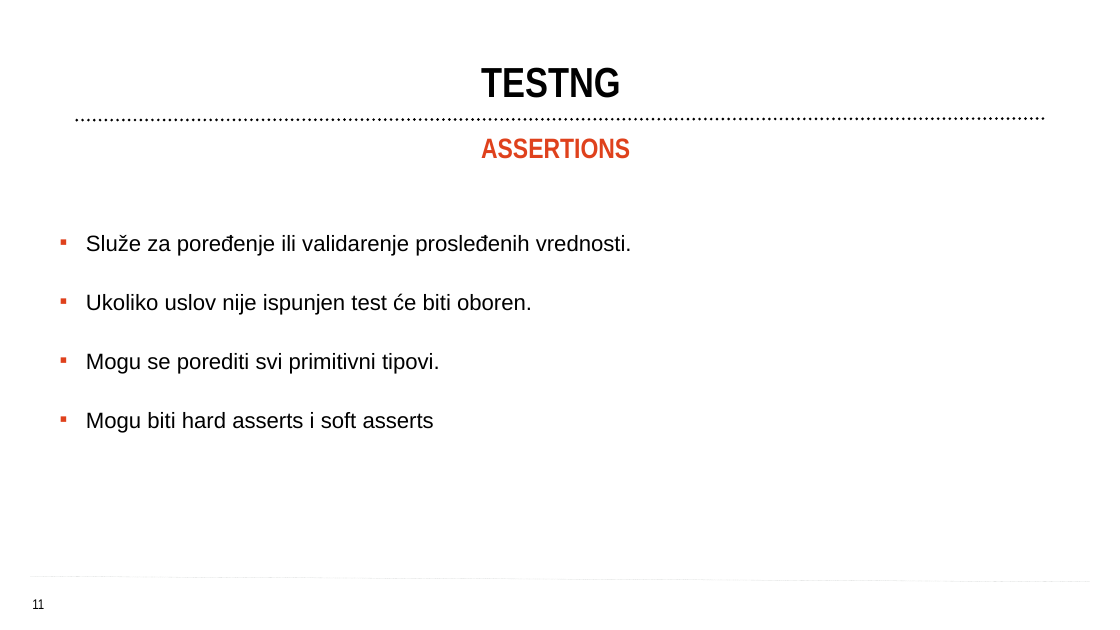
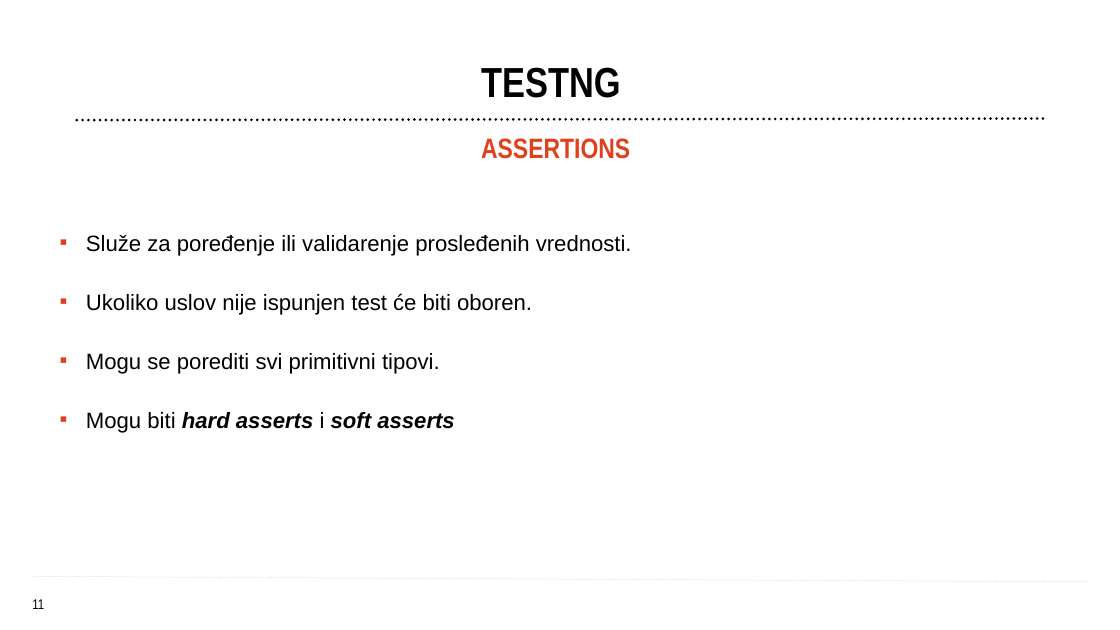
Before and after one commit to endava-training-materials/domaci_zadatak, a slide deck: slide 11 of prezentacije/TA i Selenium osnove - class 2.pptx. Drawn at 1120x630 pixels with LibreOffice and Linux fonts; fonts in the diff are those of the drawing; background and template pictures are left out. Boxes give left, top, right and bottom in pixels: in the first picture for what was removed or moved away, otherwise in the second. Text is boxed around its words. In the diff, an @@ line names an element or a change of style, - is before the commit and + after.

```diff
--- a/prezentacije/TA i Selenium osnove - class 2.pptx
+++ b/prezentacije/TA i Selenium osnove - class 2.pptx
@@ text at <box>86,412,454,433</box>: bold on, italic on in "hard asserts soft asserts" @@
```
Also in this commit, not shown: 6 other slides changed, 14 other files.
